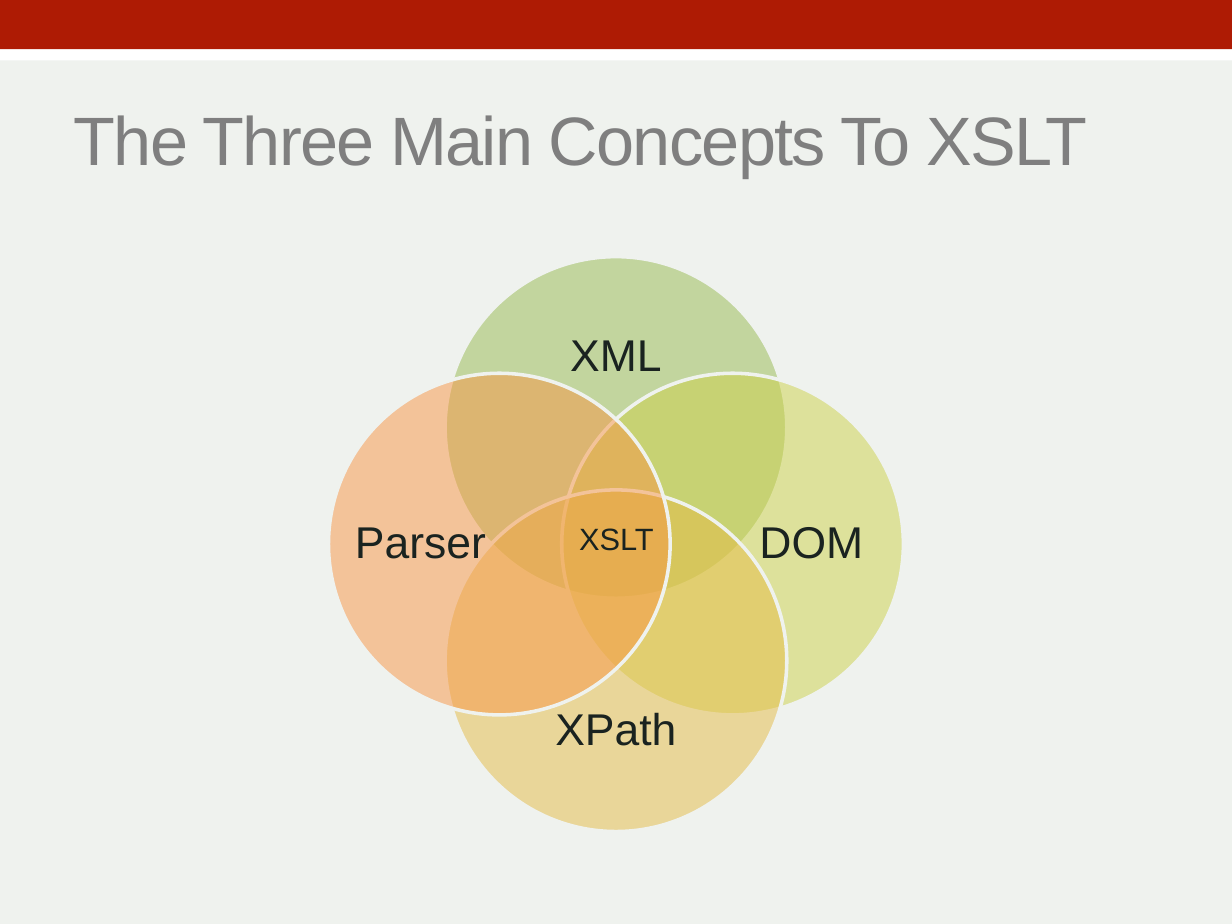
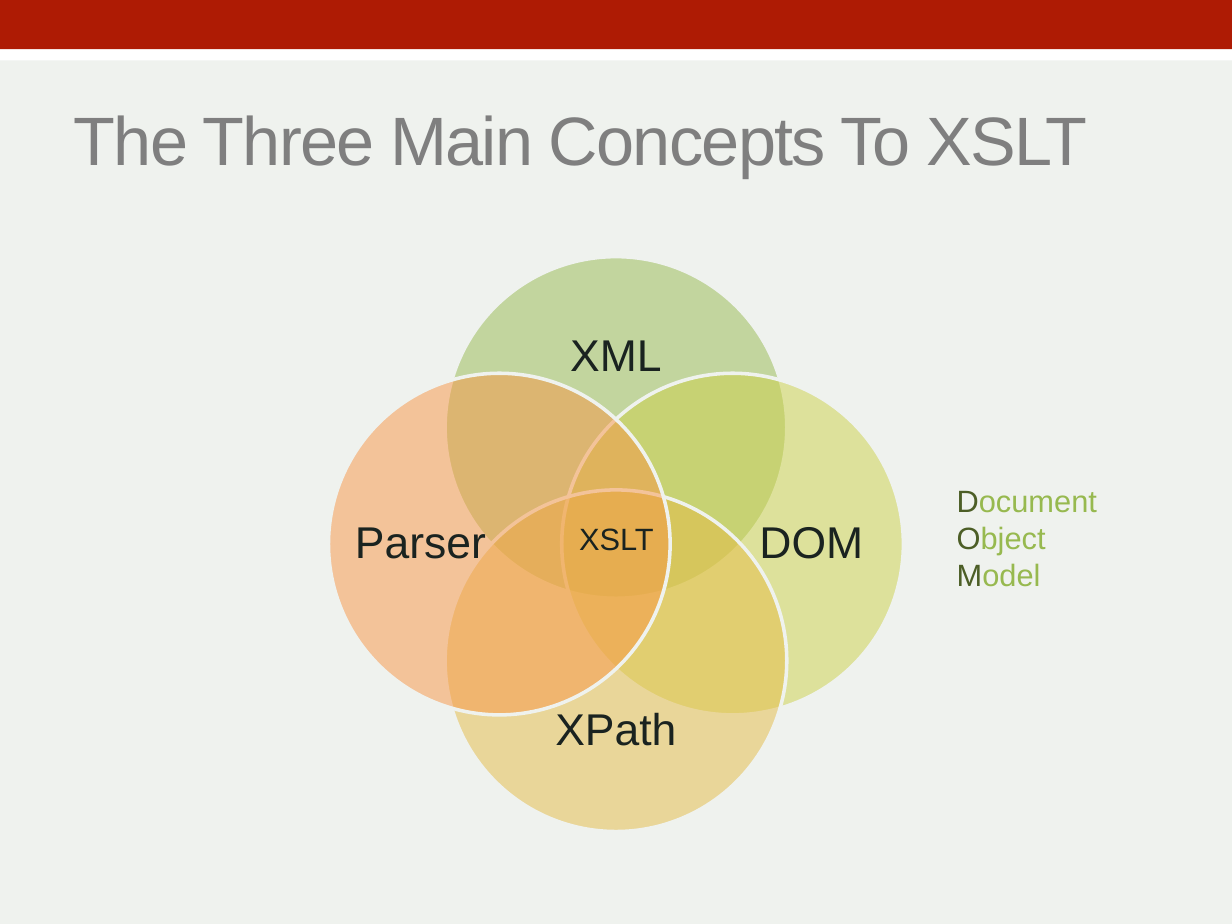
Before and after one commit to zoechao/teaching, a slide deck: slide 7 of xslt/eXtensible.pptx (slide 4 before the commit). Drawn at 1232x924 pixels with LibreOffice and Linux fonts; fonts in the diff are those of the drawing. Boxes give left, top, right and bottom in pixels: in the first picture for what was removed or moved away, otherwise in the second. Text is boxed around its words. In the diff, an @@ line names an element or a change of style, - is before the commit and + after.

Commit message:
xslt slides and stuff

```diff
--- a/xslt/eXtensible.pptx
+++ b/xslt/eXtensible.pptx
@@ text added at box(957, 491, 1097, 587), 18 pt, text #97B94F @@
+Document
+Object
+Model
```
Also in this commit, not shown: 3 other slides changed, 5 slides added, 3 slides removed, 3 other files.
